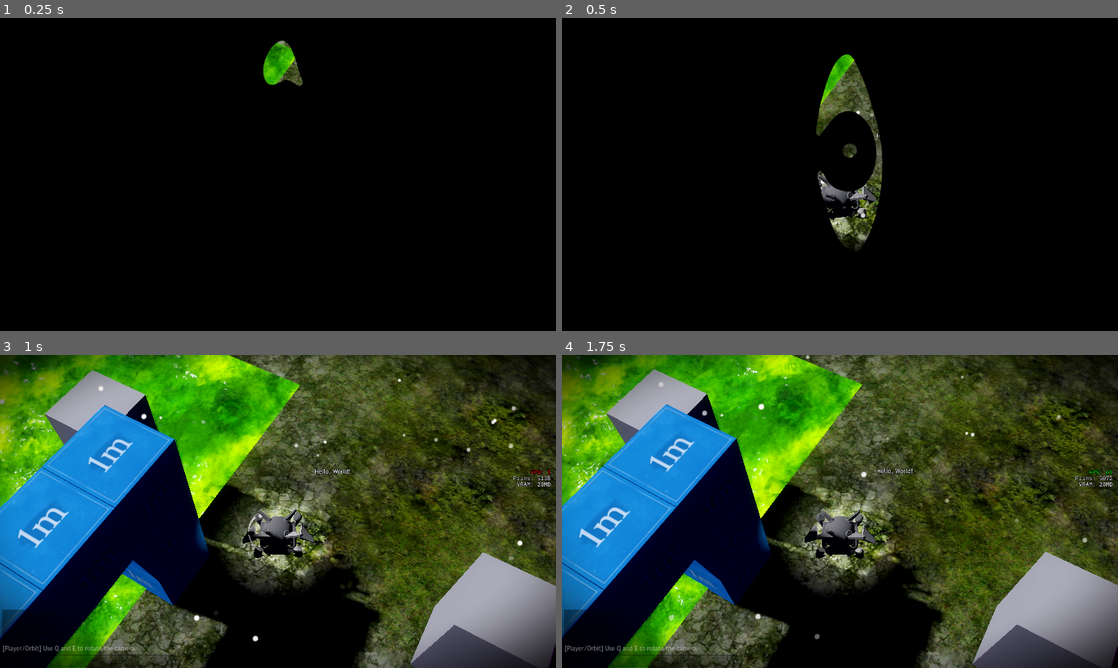
Above: before the commit, frames 1-4 (two rows, left to right).
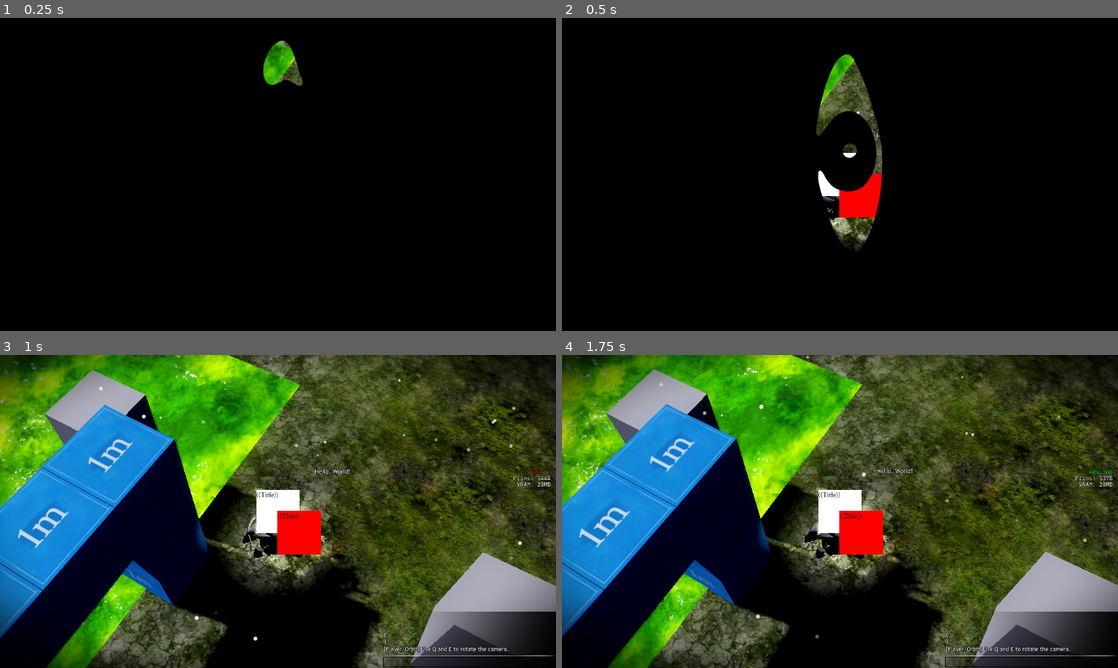
Above: after the commit, the same moments.

Repository: slyllama/dwelt
Game: Godot game, scene res://lib/shard/shard_loader/shard_loader.tscn
Same seed, same stepped clock (60 frames per second), same inputs: the game is played once before the commit and once after it.
Inputs (mouse positions are in pixels of both pictures, inside the frame that each line leads up to):
- Up to frame 1 (0.25 s): no input
- Up to frame 2 (0.5 s): no input
- Up to frame 3 (1 s): tap Enter (ui_accept) at 0.5 s; drag from (522, 477) to (333, 442) at 0.52 s
- Up to frame 4 (1.75 s): drag from (728, 527) to (812, 574) at 1.27 s

Frame 1 is identical in both runs. In frame 2, 1.0% of the frame differs, in the area x 46-58%, y 29-64%; in frame 3, 6.1%, in the area x 0-100%, y 2-100%; in frame 4, 6.1%.

Commit message:
Add UI, improve debug display

Diff:
--- a/lib/_global/utils.gd
+++ b/lib/_global/utils.gd
@@ -11,6 +11,14 @@
 
 func crit_plerp(speed: float) -> float:
 	return(clamp(1.0 - exp(-speed * _pdelta), 0.0, 1.0))
+
+func cursor_in_window(padding: float) -> bool:
+	var _pos := get_window().get_mouse_position()
+	var _size := get_window().size
+	var _in_window := true
+	if _pos.x < padding or _pos.x > _size.x - padding: _in_window = false
+	if _pos.y < padding or _pos.y > _size.y - padding: _in_window = false
+	return(_in_window)
 
 # Get all children recursively
 func get_all_children(node: Node, arr := []) -> Array:
--- a/lib/hud/debug_input/debug_input.gd
+++ b/lib/hud/debug_input/debug_input.gd
@@ -3,9 +3,8 @@
 # Used for inputting debug command and seeing their results
 # TODO: output size limit
 
-const INACTIVE_ALPHA := 0.5
 const INPUT_BUFFER_SIZE := 16
-const OUTPUT_MAX_LINES := 3
+const OUTPUT_MAX_LINES := 7
 
 var buffer: Array[String] = []
 var buffer_pos := 0
@@ -45,10 +44,12 @@
 	%Output.text = %Output.text.strip_edges(false, true)
 
 func _ready() -> void:
-	modulate.a = INACTIVE_ALPHA
 	Utils.pdebug_sent.connect(func(string: String) -> void:
 		%Output.text += "\n" + string
 		trim_output())
+	Utils.debug_sent.connect(func(string: String) -> void:
+		if string == "/hello":
+			Utils.pdebug("Hello, world!"))
 
 func _input(_event: InputEvent) -> void:
 	# Toggle input focusing
@@ -57,6 +58,11 @@
 	elif Input.is_action_just_pressed("debug_input"):
 		await get_tree().process_frame
 		%Input.grab_focus()
+
+	if Input.is_action_just_pressed("left_click"):
+		if (%Input.has_focus()
+			and !get_window().gui_get_hovered_control() is LineEdit):
+			_release()
 
 	if %Input.has_focus():
 		# Handle browsing through old debug commands
@@ -77,7 +83,3 @@
 		elif Input.is_action_just_pressed("ui_cancel"):
 			if %Input.text == "/": %Input.text = ""
 			_release()
-
-# Fade the panel out depending on whether focused or not
-func _on_input_focus_entered() -> void: modulate.a = 1.0
-func _on_input_focus_exited() -> void: modulate.a = INACTIVE_ALPHA
--- a/lib/hud/debug_input/debug_input.tscn
+++ b/lib/hud/debug_input/debug_input.tscn
@@ -2,26 +2,31 @@
 
 [ext_resource type="Script" uid="uid://d8m04bs1yafk" path="res://lib/hud/debug_input/debug_input.gd" id="1_80qrn"]
 [ext_resource type="FontFile" uid="uid://bi4a4vc7qpom8" path="res://generic/fonts/trebuchet.ttf" id="2_hfhfk"]
-
-[sub_resource type="StyleBoxEmpty" id="StyleBoxEmpty_hfhfk"]
+[ext_resource type="Texture2D" uid="uid://7p34uqu8va1n" path="res://lib/hud/debug_input/textures/separator.png" id="3_ub0md"]
 
 [sub_resource type="Gradient" id="Gradient_hfhfk"]
-offsets = PackedFloat32Array(0, 0.6)
-colors = PackedColorArray(0, 0, 0, 0.78431374, 0, 0, 0, 0)
+offsets = PackedFloat32Array(0.2, 1)
+colors = PackedColorArray(0, 0, 0, 0, 0, 0, 0, 0.9411765)
 
 [sub_resource type="GradientTexture2D" id="GradientTexture2D_ub0md"]
 gradient = SubResource("Gradient_hfhfk")
 
 [sub_resource type="StyleBoxTexture" id="StyleBoxTexture_0mh0q"]
 content_margin_left = 2.0
+content_margin_top = 2.0
+content_margin_right = 2.0
+content_margin_bottom = 2.0
+texture = SubResource("GradientTexture2D_ub0md")
+
+[sub_resource type="StyleBoxEmpty" id="StyleBoxEmpty_hfhfk"]
+content_margin_left = 2.0
 content_margin_top = 6.0
 content_margin_right = 2.0
 content_margin_bottom = 6.0
-texture = SubResource("GradientTexture2D_ub0md")
 
 [sub_resource type="StyleBoxFlat" id="StyleBoxFlat_hfhfk"]
-content_margin_left = 2.0
-content_margin_right = 2.0
+content_margin_left = 4.0
+content_margin_right = 8.0
 bg_color = Color(0, 0, 0, 0.23529412)
 border_width_left = 1
 border_width_top = 1
@@ -35,13 +40,16 @@
 
 [node name="DebugInput" type="PanelContainer" unique_id=222609980]
 custom_minimum_size = Vector2(400, 130)
-anchors_preset = 2
+anchors_preset = 3
+anchor_left = 1.0
 anchor_top = 1.0
+anchor_right = 1.0
 anchor_bottom = 1.0
+offset_left = -400.0
 offset_top = -130.0
-offset_right = 400.0
+grow_horizontal = 0
 grow_vertical = 0
-theme_override_styles/panel = SubResource("StyleBoxEmpty_hfhfk")
+theme_override_styles/panel = SubResource("StyleBoxTexture_0mh0q")
 script = ExtResource("1_80qrn")
 
 [node name="Box" type="VBoxContainer" parent="." unique_id=2071860837]
@@ -52,19 +60,28 @@
 unique_name_in_owner = true
 layout_mode = 2
 size_flags_vertical = 3
+theme_override_colors/font_shadow_color = Color(0, 0, 0, 1)
+theme_override_constants/outline_size = 3
 theme_override_fonts/normal_font = ExtResource("2_hfhfk")
-theme_override_font_sizes/normal_font_size = 14
-theme_override_styles/normal = SubResource("StyleBoxTexture_0mh0q")
+theme_override_font_sizes/normal_font_size = 13
+theme_override_styles/normal = SubResource("StyleBoxEmpty_hfhfk")
 bbcode_enabled = true
 scroll_active = false
 scroll_following = true
 vertical_alignment = 2
 
+[node name="Separator" type="TextureRect" parent="Box" unique_id=1642629265]
+modulate = Color(0.8, 0.8, 0.8, 1)
+custom_minimum_size = Vector2(0, 4)
+layout_mode = 2
+texture = ExtResource("3_ub0md")
+expand_mode = 1
+
 [node name="Input" type="LineEdit" parent="Box" unique_id=1891612101]
 unique_name_in_owner = true
 layout_mode = 2
 theme_override_fonts/font = ExtResource("2_hfhfk")
-theme_override_font_sizes/font_size = 14
+theme_override_font_sizes/font_size = 13
 theme_override_styles/normal = SubResource("StyleBoxFlat_hfhfk")
 theme_override_styles/focus = SubResource("StyleBoxFlat_hfhfk")
 context_menu_enabled = false
@@ -73,6 +90,3 @@
 drag_and_drop_selection_enabled = false
 virtual_keyboard_enabled = false
 caret_blink = true
-
-[connection signal="focus_entered" from="Box/Input" to="." method="_on_input_focus_entered"]
-[connection signal="focus_exited" from="Box/Input" to="." method="_on_input_focus_exited"]
--- a/lib/hud/hud.tscn
+++ b/lib/hud/hud.tscn
@@ -5,13 +5,18 @@
 [ext_resource type="PackedScene" uid="uid://bwbro6jfnuol2" path="res://lib/hud/screen_fx/screen_fx.tscn" id="1_o36f6"]
 [ext_resource type="Script" uid="uid://bqh21nkcj3qiq" path="res://lib/hud/scripts/render_monitor.gd" id="2_dcyf8"]
 [ext_resource type="FontFile" uid="uid://d0llrpm3nb6rl" path="res://generic/fonts/ibm_plex_mono.otf" id="2_u1rn0"]
+[ext_resource type="PackedScene" uid="uid://b0jqajc5v0n2e" path="res://lib/ui_pane/ui_pane_manager/ui_pane_manager.tscn" id="4_r2k48"]
+[ext_resource type="PackedScene" uid="uid://cwyl8l4fhu6gj" path="res://lib/ui_pane/ui_pane.tscn" id="5_d84xd"]
 [ext_resource type="PackedScene" uid="uid://dxs2xqg1tx0jl" path="res://lib/hud/debug_input/debug_input.tscn" id="7_r2k48"]
 [ext_resource type="PackedScene" uid="uid://buo63yit41d8w" path="res://lib/hud/eye_anim/eye_anim.tscn" id="7_tpybq"]
 
 [node name="HUD" type="CanvasLayer" unique_id=717398159]
 script = ExtResource("1_3pj68")
 
-[node name="DebugBG" type="TextureRect" parent="." unique_id=382518422]
+[node name="DebugBG" type="CanvasLayer" parent="." unique_id=921701795]
+layer = -1
+
+[node name="Texture" type="TextureRect" parent="DebugBG" unique_id=382518422]
 modulate = Color(0.5, 0.5, 0.5, 1)
 anchors_preset = 15
 anchor_right = 1.0
@@ -24,6 +29,37 @@
 stretch_mode = 1
 
 [node name="ScreenFX" parent="." unique_id=727361419 instance=ExtResource("1_o36f6")]
+
+[node name="DebugInput" parent="ScreenFX" unique_id=222609980 instance=ExtResource("7_r2k48")]
+
+[node name="UIPaneManager" parent="." unique_id=888113672 instance=ExtResource("4_r2k48")]
+
+[node name="UIPane" parent="UIPaneManager" unique_id=16817640 instance=ExtResource("5_d84xd")]
+anchors_preset = 8
+anchor_left = 0.5
+anchor_top = 0.5
+anchor_right = 0.5
+anchor_bottom = 0.5
+offset_left = -50.0
+offset_top = -50.0
+offset_right = 50.0
+offset_bottom = 50.0
+grow_horizontal = 2
+grow_vertical = 2
+
+[node name="UIPane2" parent="UIPaneManager" unique_id=1901150673 instance=ExtResource("5_d84xd")]
+modulate = Color(1, 0, 0, 1)
+anchors_preset = 8
+anchor_left = 0.5
+anchor_top = 0.5
+anchor_right = 0.5
+anchor_bottom = 0.5
+offset_left = -1.0
+offset_top = -1.0
+offset_right = 99.0
+offset_bottom = 99.0
+grow_horizontal = 2
+grow_vertical = 2
 
 [node name="RenderMonitor" type="RichTextLabel" parent="." unique_id=838523613]
 anchors_preset = 6
@@ -40,7 +76,7 @@
 mouse_filter = 2
 theme_override_constants/line_separation = -2
 theme_override_constants/paragraph_separation = -2
-theme_override_constants/outline_size = 4
+theme_override_constants/outline_size = 2
 theme_override_fonts/normal_font = ExtResource("2_u1rn0")
 theme_override_font_sizes/normal_font_size = 13
 bbcode_enabled = true
@@ -56,9 +92,3 @@
 visible = false
 mouse_filter = 0
 frame_duration = 0.035
-
-[node name="DebugInput" parent="." unique_id=222609980 instance=ExtResource("7_r2k48")]
-offset_left = 4.0
-offset_top = -134.0
-offset_right = 404.0
-offset_bottom = -4.0
--- a/lib/player/player.tscn
+++ b/lib/player/player.tscn
@@ -62,7 +62,8 @@
 emission_shape = 3
 emission_box_extents = Vector3(4, 1, 4)
 gravity = Vector3(0, 0.1, 0)
-scale_min = 0.5
+scale_min = 0.39999998
+scale_max = 0.7
 alpha_curve = SubResource("CurveTexture_ram4p")
 
 [sub_resource type="StandardMaterial3D" id="StandardMaterial3D_ram4p"]
--- /dev/null
+++ b/lib/ui_pane/ui_pane.gd
@@ -0,0 +1,17 @@
+class_name UIPane extends Panel
+# UI pane - generic window class
+
+const PADDING := 30.0 # pane can't be carried outside of this padding around the window
+var cursor_last_in_window := true
+
+func _on_header_gui_input(event: InputEvent) -> void:
+	# Handle window dragging, including stopping dragging if the cursor gets
+	# too close to the game window, and recovering once it re-enters
+	if Input.is_action_pressed("left_click"):
+		if (!cursor_last_in_window
+			and Utils.cursor_in_window(PADDING)):
+			position = get_window().get_mouse_position()
+		if (event is InputEventMouseMotion
+			and Utils.cursor_in_window(PADDING)):
+			position += event.relative
+		cursor_last_in_window = Utils.cursor_in_window(PADDING)
--- /dev/null
+++ b/lib/ui_pane/ui_pane.tscn
@@ -0,0 +1,34 @@
+[gd_scene format=3 uid="uid://cwyl8l4fhu6gj"]
+
+[ext_resource type="Script" uid="uid://pf2i05f5a4sc" path="res://lib/ui_pane/ui_pane.gd" id="1_6rdn8"]
+
+[sub_resource type="StyleBoxFlat" id="StyleBoxFlat_kkovj"]
+content_margin_left = 6.0
+content_margin_top = 6.0
+content_margin_right = 6.0
+content_margin_bottom = 6.0
+bg_color = Color(1, 1, 1, 1)
+
+[node name="UIPane" type="Panel" unique_id=16817640]
+custom_minimum_size = Vector2(100, 100)
+theme_override_styles/panel = SubResource("StyleBoxFlat_kkovj")
+script = ExtResource("1_6rdn8")
+
+[node name="Box" type="VBoxContainer" parent="." unique_id=1241117236]
+layout_mode = 1
+anchors_preset = 15
+anchor_right = 1.0
+anchor_bottom = 1.0
+grow_horizontal = 2
+grow_vertical = 2
+
+[node name="Header" type="HBoxContainer" parent="Box" unique_id=169153113]
+custom_minimum_size = Vector2(0, 24)
+layout_mode = 2
+
+[node name="Title" type="Label" parent="Box/Header" unique_id=411912598]
+layout_mode = 2
+theme_override_colors/font_color = Color(0, 0, 0, 1)
+text = "((Title))"
+
+[connection signal="gui_input" from="Box/Header" to="." method="_on_header_gui_input"]
--- /dev/null
+++ b/lib/ui_pane/ui_pane_manager/ui_pane_manager.gd
@@ -0,0 +1,15 @@
+extends CanvasLayer
+# UIPaneManager - handles ordering of panes, bringing panes to top, etc
+
+var panes: Array[UIPane] = []
+
+func update_z_index() -> void:
+	for pane in panes:
+		pane.z_index = panes.find(pane)
+		Utils.pdebug(str(panes.find(pane)))
+
+func _ready() -> void:
+	for child in get_children():
+		if child is UIPane:
+			panes.append(child)
+	update_z_index()
--- /dev/null
+++ b/lib/ui_pane/ui_pane_manager/ui_pane_manager.tscn
@@ -0,0 +1,7 @@
+[gd_scene format=3 uid="uid://b0jqajc5v0n2e"]
+
+[ext_resource type="Script" uid="uid://cewyprrai3aqg" path="res://lib/ui_pane/ui_pane_manager/ui_pane_manager.gd" id="1_oifva"]
+
+[node name="UIPaneManager" type="CanvasLayer" unique_id=888113672]
+layer = 0
+script = ExtResource("1_oifva")
--- a/project.godot
+++ b/project.godot
@@ -107,6 +107,11 @@
 "events": [Object(InputEventKey,"resource_local_to_scene":false,"resource_name":"","device":-1,"window_id":0,"alt_press …(192 unchanged characters)…
 ]
 }
+left_click={
+"deadzone": 0.2,
+"events": [Object(InputEventMouseButton,"resource_local_to_scene":false,"resource_name":"","device":-1,"window_id":0,"alt_pressed":false,"shift_pressed":false,"ctrl_pressed":false,"meta_pressed":false,"button_mask":1,"position":Vector2(298, 13),"global_position":Vector2(302, 51),"factor":1.0,"button_index":1,"canceled":false,"pressed":true,"double_click":false,"script":null)
+]
+}
 
 [physics]
 
Binary file added: lib/hud/debug_input/textures/separator.png
Not shown, added: lib/hud/debug_input/textures/separator.png.import
Not shown, added: lib/ui_pane/ui_pane.gd.uid
Not shown, added: lib/ui_pane/ui_pane_manager/ui_pane_manager.gd.uid
